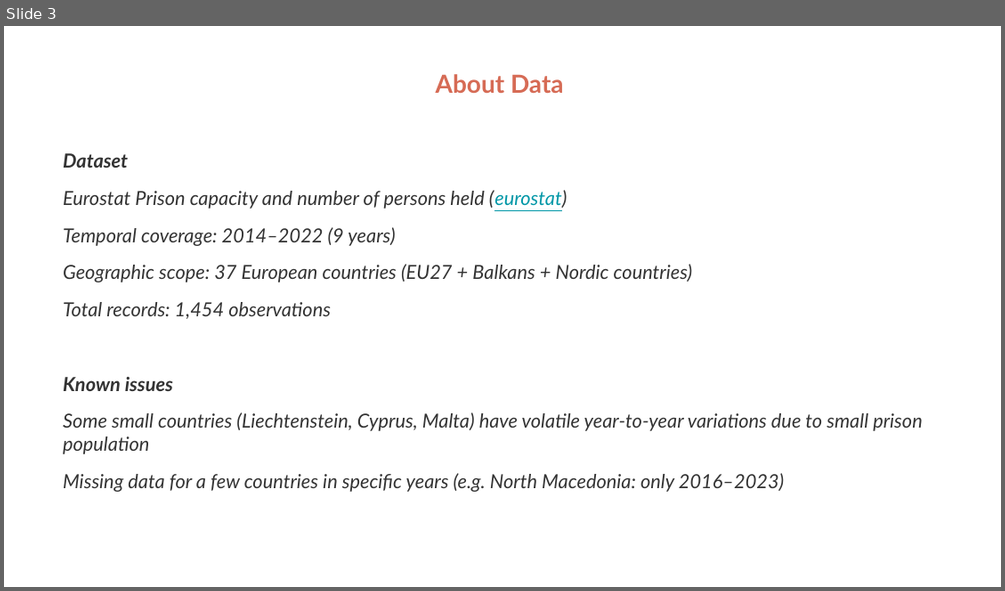
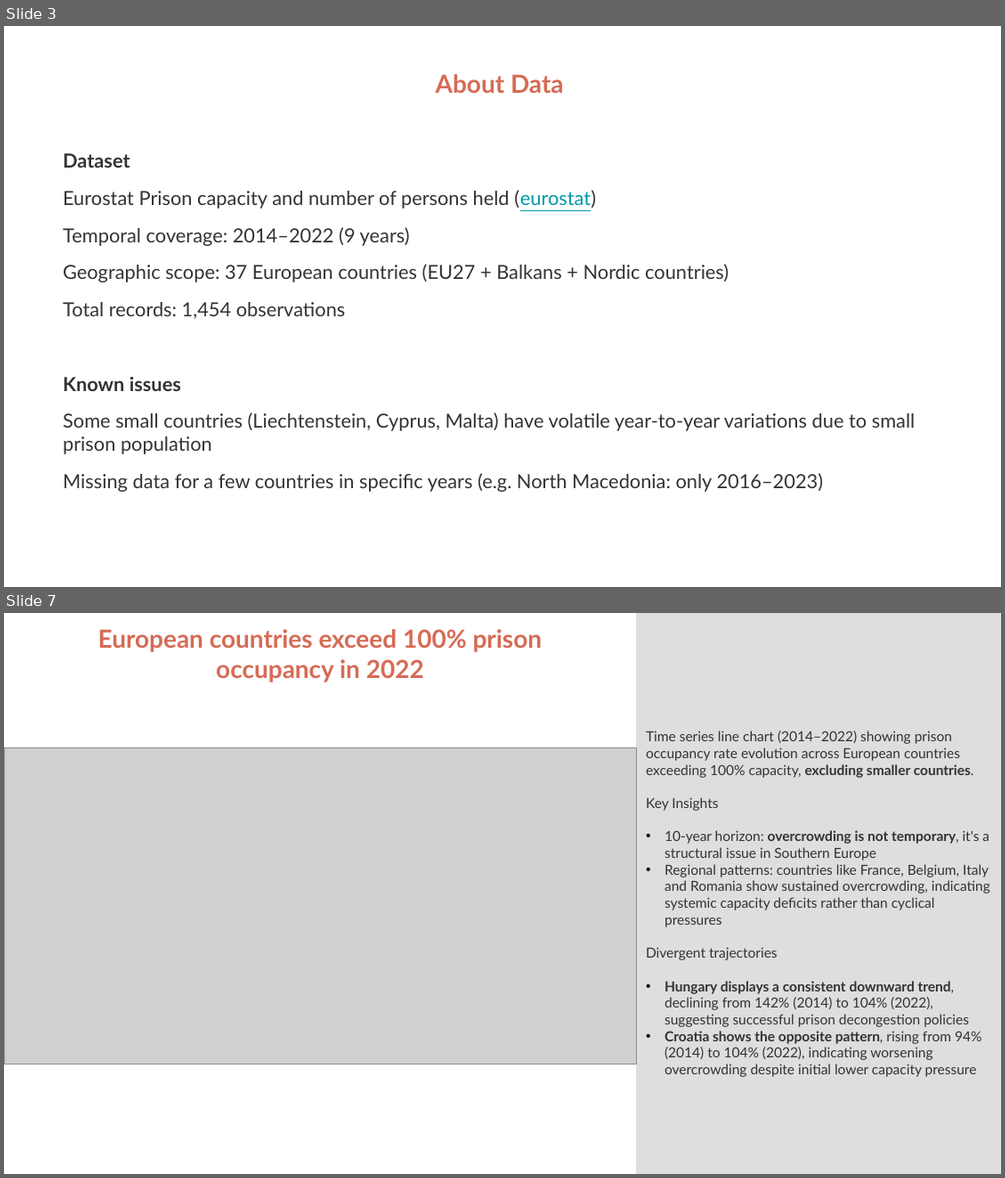
Before and after one commit to gevola-dev/FDS02Q001, a slide deck: data_viz/prison_data_project/26_01_03_prisons_statistics.pptx. Shown one above the other, each under a label of ours: slide 3 before the commit, slides 3 and 7 after it; the slides between them are not shown. The pictures are 1005x591 and 1005x1178 pixels, drawn with LibreOffice and Linux fonts; fonts in the diff are those of the drawing; grey boxes stand for pictures. Boxes give left, top, right and bottom in pixels: in the first picture for what was removed or moved away, otherwise in the second. Text is boxed around its words. In the diff, an @@ line names an element or a change of style, - is before the commit and + after.

```diff
--- a/data_viz/prison_data_project/26_01_03_prisons_statistics.pptx
+++ b/data_viz/prison_data_project/26_01_03_prisons_statistics.pptx
@@ slide 7 added at [4,613,1001,1174], background #FFFFFF @@
@@ text added at [98,629,542,682], 18 pt, text #D66B55, bold @@
+European countries exceed 100% prison occupancy in 2022
@@ rectangle added at [636,613,1001,1173], fill #DEDEDE @@
@@ text added at [646,730,990,1077], 10 pt, text #333333 @@
+Time series line chart (2014–2022) showing prison occupancy rate evolution across European countries exceeding 100% capacity, excluding smaller countries.
+Key Insights
+• 10-year horizon: overcrowding is not temporary, it's a structural issue in Southern Europe
+• Regional patterns: countries like France, Belgium, Italy and Romania show sustained overcrowding, indicating systemic capacity deficits rather than cyclical pressures
+Divergent trajectories
+    • Hungary displays a consistent downward trend, declining from 142% (2014) to 104% (2022), suggesting successful prison decongestion policies
+• Croatia shows the opposite pattern, rising from 94% (2014) to 104% (2022), indicating worsening overcrowding despite initial lower capacity pressure
@@ picture added at [4,747,636,1063] @@
@@ slide 3 changed as well @@
@@ text at [63,153,914,491]: italic off @@
```
Also in this commit, not shown: 5 other slides changed, 5 other slides added, 7 slides removed, 4 other files.
